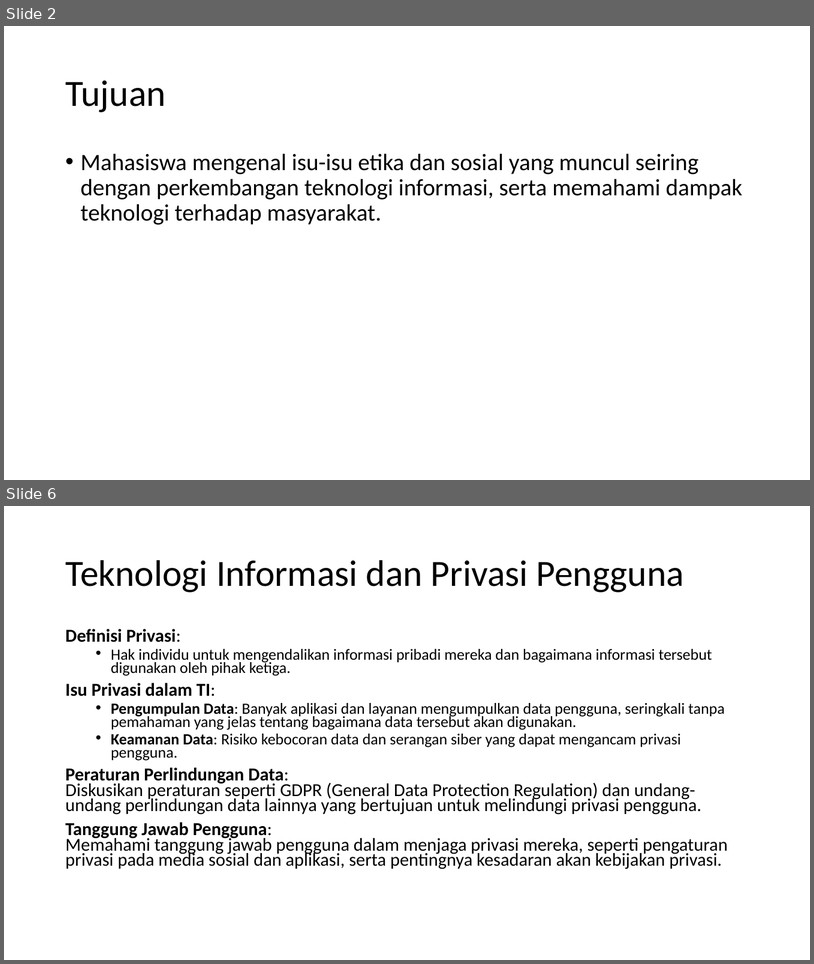
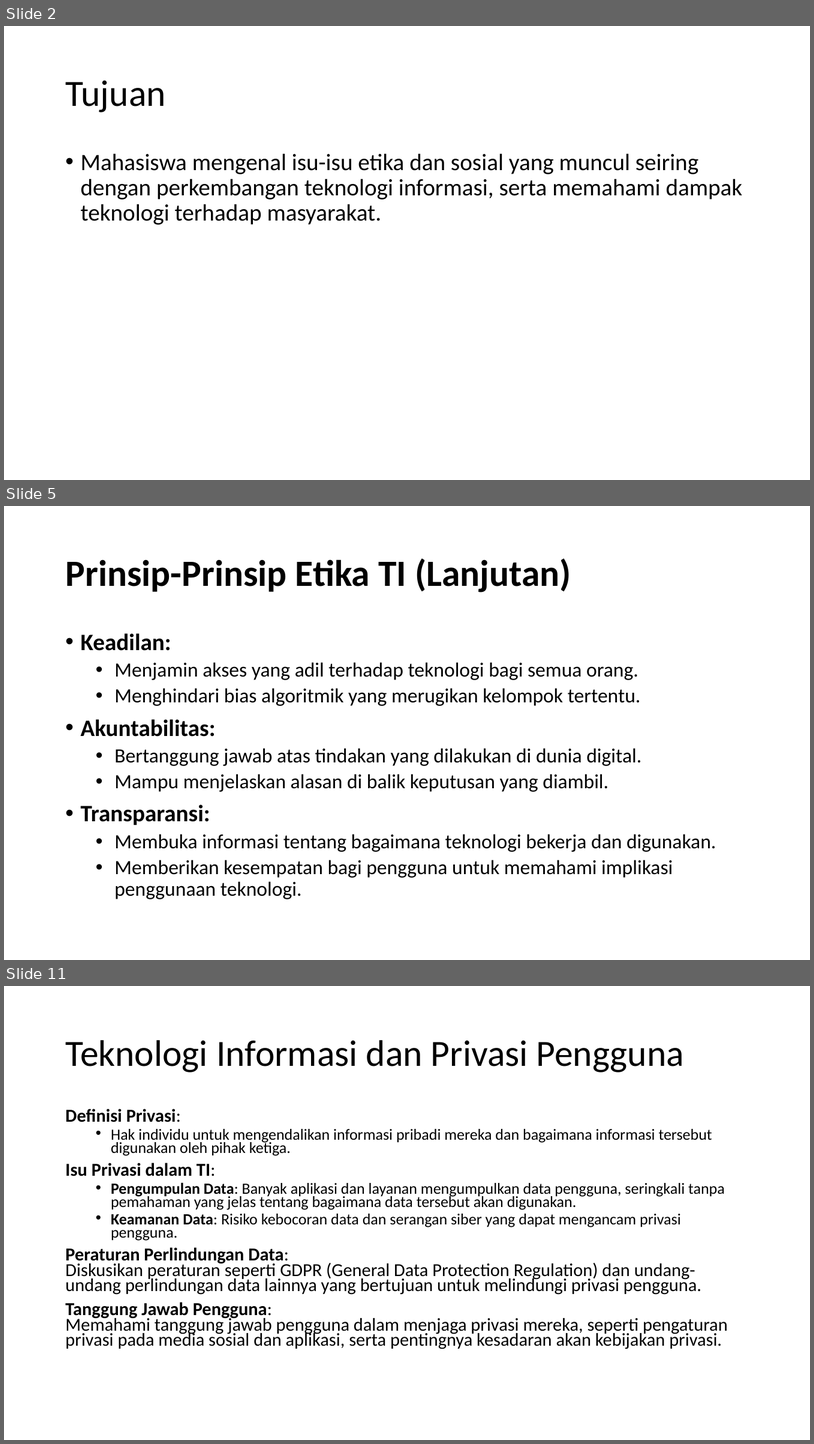
Before and after one commit to hafizirwandi/PengantarTeknologiSistemInformasi, a slide deck: 8. Etika dan Isu Sosial dalam Teknologi Informasi.pptx. Shown one above the other, each under a label of ours: slides 2 and 6 before the commit, slides 2, 5 and 11 after it; the slides between them are not shown. The pictures are 814x964 and 814x1444 pixels, drawn with LibreOffice and Linux fonts; fonts in the diff are those of the drawing. Boxes give left, top, right and bottom in pixels: in the first picture for what was removed or moved away, otherwise in the second. Text is boxed around its words. In the diff, an @@ line names an element or a change of style, - is before the commit and + after.

```diff
--- a/8. Etika dan Isu Sosial dalam Teknologi Informasi.pptx
+++ b/8. Etika dan Isu Sosial dalam Teknologi Informasi.pptx
@@ slide 5 added at (4, 506, 810, 960), background #FFFFFF @@
@@ title added at (65, 558, 572, 592), 44 pt, text #000000, bold @@
+Prinsip-Prinsip Etika TI (Lanjutan)
@@ text added at (81, 633, 716, 899), 24 pt, text #000000 @@
+• Keadilan:
+  • Menjamin akses yang adil terhadap teknologi bagi semua orang.
+  • Menghindari bias algoritmik yang merugikan kelompok tertentu.
+• Akuntabilitas:
+  • Bertanggung jawab atas tindakan yang dilakukan di dunia digital.
+  • Mampu menjelaskan alasan di balik keputusan yang diambil.
+• Transparansi:
+  • Membuka informasi tentang bagaimana teknologi bekerja dan digunakan.
+  • Memberikan kesempatan bagi pengguna untuk memahami implikasi penggunaan teknologi.
@@ what was slide 6 is now slide 11 @@
```
Also in this commit, not shown: 3 slides changed, 6 other slides added, 1 slide removed, 6 other files.
